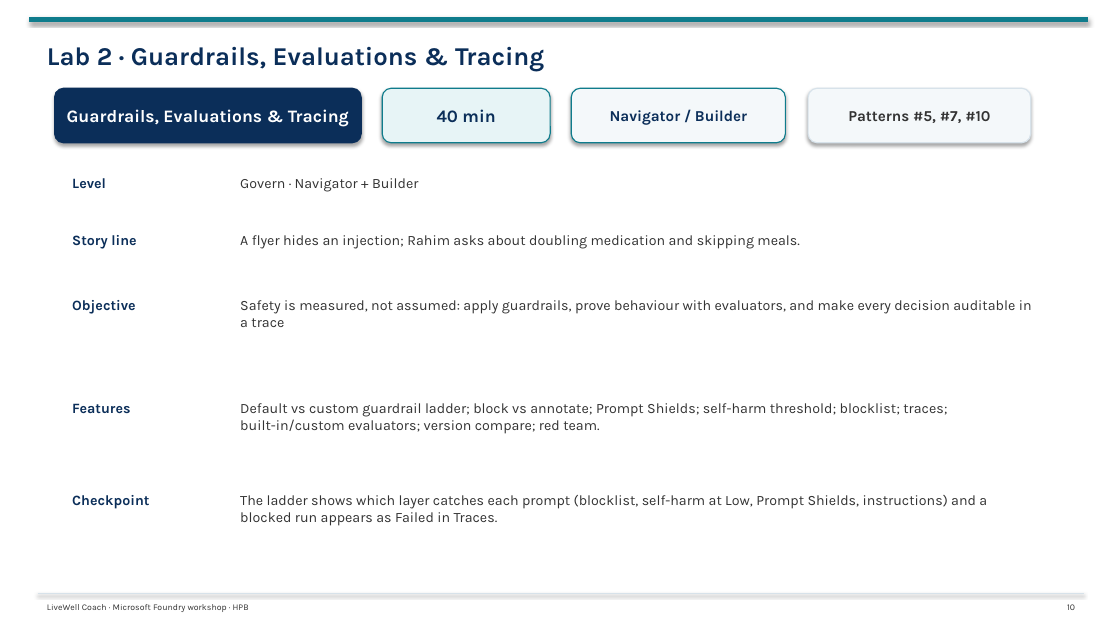
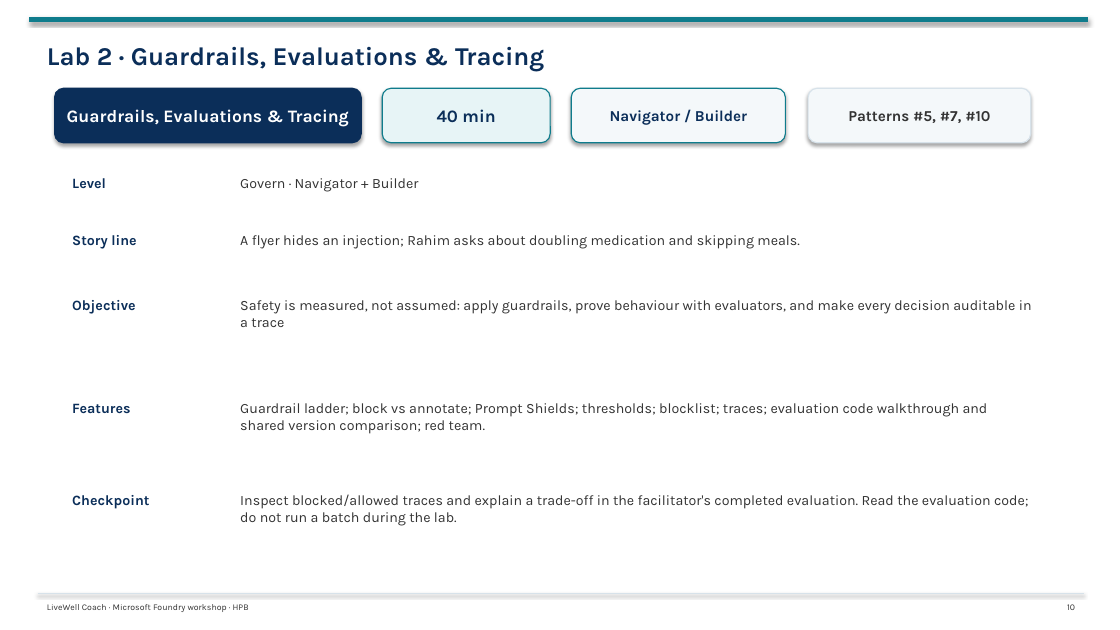
Before and after one commit to tonirex/hpb-foundry-workshop, a slide deck: slide 10 of deck/LiveWell-Foundry-Workshop-Day1.pptx. Drawn at 1120x630 pixels with LibreOffice and Linux fonts; fonts in the diff are those of the drawing. Boxes give left, top, right and bottom in pixels: in the first picture for what was removed or moved away, otherwise in the second. Text is boxed around its words. In the diff, an @@ line names an element or a change of style, - is before the commit and + after.

```diff
--- a/deck/LiveWell-Foundry-Workshop-Day1.pptx
+++ b/deck/LiveWell-Foundry-Workshop-Day1.pptx
@@ text at <box>240,403,988,434</box>: text changed @@
-Default vs custom guardrail ladder; block vs annotate; Prompt Shields; self-harm threshold; blocklist; traces; built-in/custom evaluators; version compare; red team.
+Guardrail ladder; block vs annotate; Prompt Shields; thresholds; blocklist; traces; evaluation code walkthrough and shared version comparison; red team.
@@ text at <box>240,494,1029,526</box>: text changed @@
-The ladder shows which layer catches each prompt (blocklist, self-harm at Low, Prompt Shields, instructions) and a blocked run appears as Failed in Traces.
+Inspect blocked/allowed traces and explain a trade-off in the facilitator's completed evaluation. Read the evaluation code; do not run a batch during the lab.
```
Also in this commit, not shown: 1 other slide changed, 19 other files.
